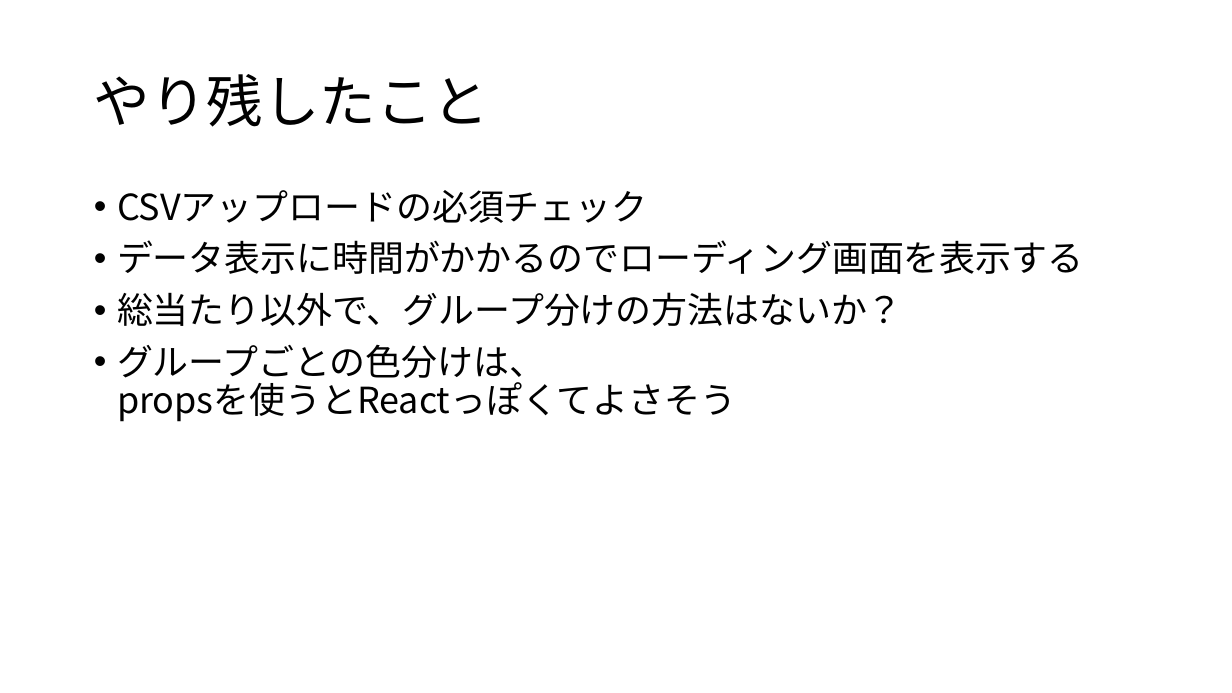
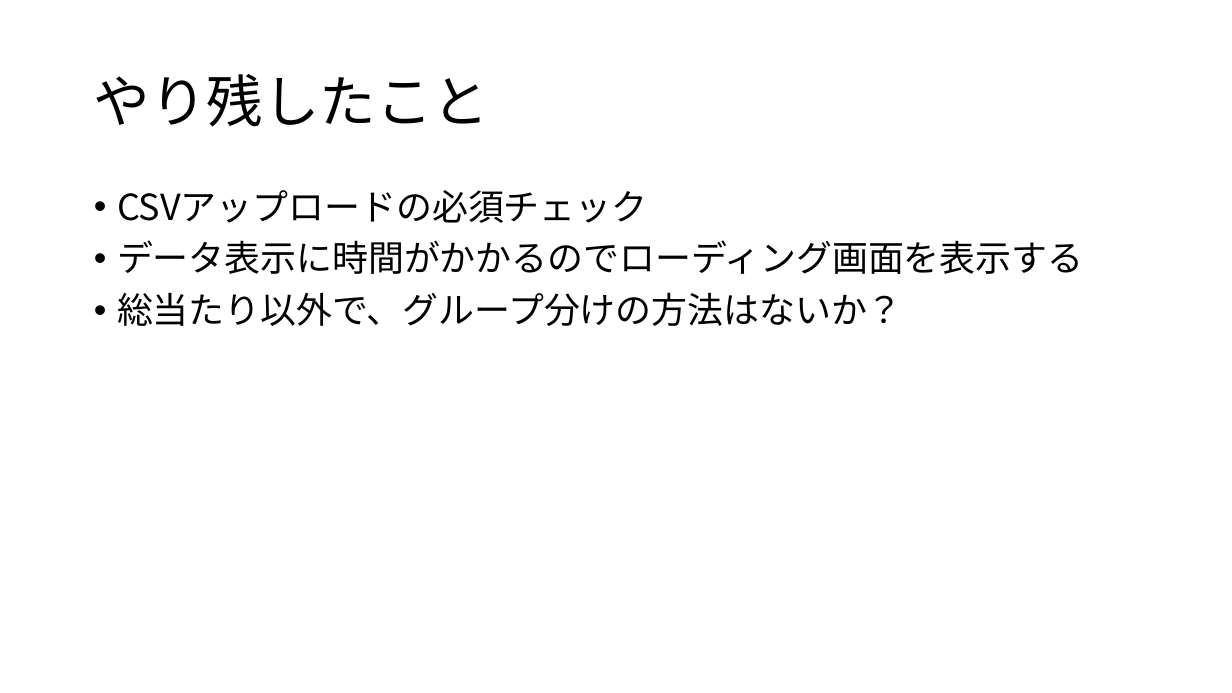
Before and after one commit to ray6954/kadai, a slide deck: slide 25 of document/技術課題_20241220_タツザワ.pptx (slide 24 before the commit). Drawn at 1232x693 pixels with LibreOffice and Linux fonts; fonts in the diff are those of the drawing. Boxes give left, top, right and bottom in pixels: in the first picture for what was removed or moved away, otherwise in the second. Text is boxed around its words. In the diff, an @@ line names an element or a change of style, - is before the commit and + after.

```diff
--- a/document/技術課題_20241220_タツザワ.pptx
+++ b/document/技術課題_20241220_タツザワ.pptx
@@ text at (117,344,736,422): paragraph removed @@
-• グループごとの色分けは、
-  propsを使うとReactっぽくてよさそう
```
Also in this commit, not shown: 1 other slide changed, 1 slide added, 2 other files.
